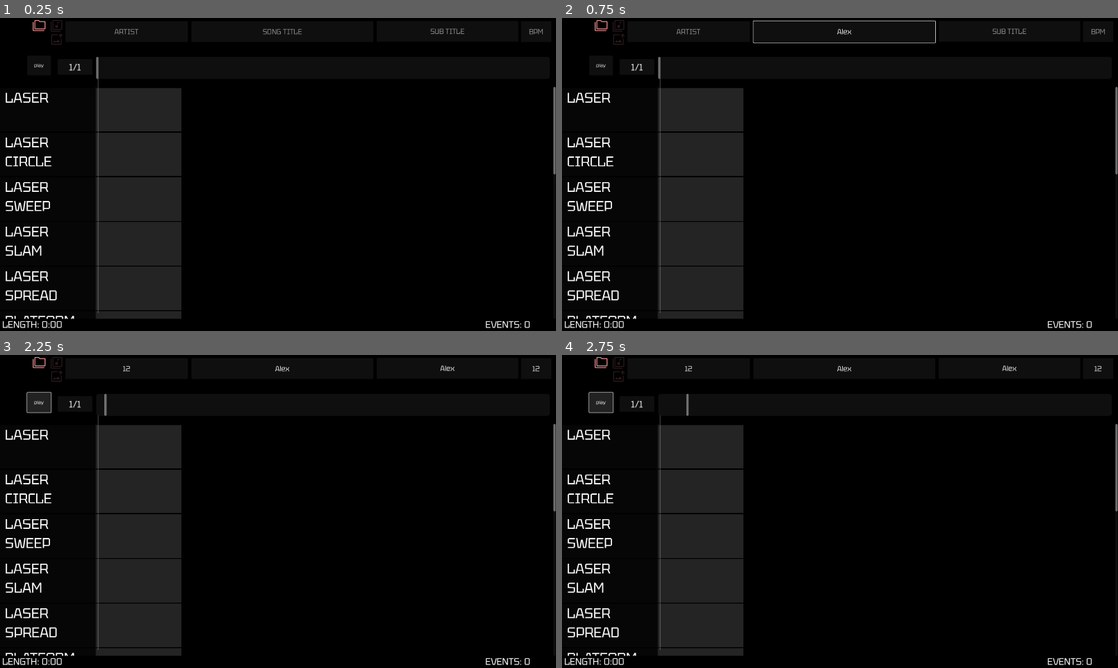
Above: before the commit, frames 1-4 (two rows, left to right).
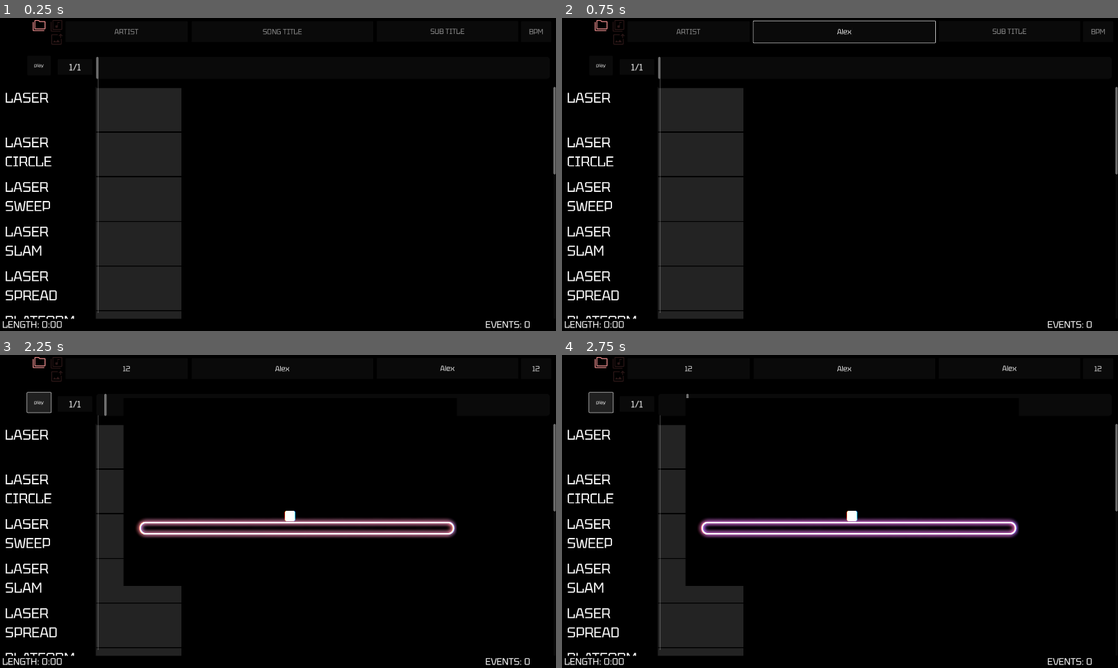
Above: after the commit, the same moments.

Repository: FireEntity1/beat-jumper
Game: Godot game, scene res://scenes/editor.tscn
Two runs of this game, one before a commit and one after it. Both use one fixed random seed, a clock stepped at 60 frames per second and the inputs below. This scene is started directly instead of the project's main scene. Sound files missing from this copy of the repository are replaced by a short silence.
Inputs (mouse positions are in pixels of both pictures, inside the frame that each line leads up to):
- Up to frame 1 (0.25 s): no input
- Up to frame 2 (0.75 s): click (845, 30) at 0.52 s; type "Alex" at 0.6 s
- Up to frame 3 (2.25 s): click (444, 367) at 0.75 s; type "Alex" at 0.83 s; click (127, 367) at 0.98 s; type "12" at 1.07 s; click (533, 367) at 1.27 s; type "12" at 1.35 s; click "play" at 2 s
- Up to frame 4 (2.75 s): no input

The runs differ from the first frame. In frame 3, 7.9% of the frame differs, in the area x 22-83%, y 22-74%; in frame 4, 8.0%, in the area x 22-83%, y 13-74%.

Commit message:
feat: editor preview + tweaks

Diff:
--- a/project.godot
+++ b/project.godot
@@ -28,6 +28,10 @@
 window/size/viewport_height=1080
 window/size/mode=3
 window/stretch/mode="viewport"
+
+[editor_plugins]
+
+enabled=PackedStringArray("res://addons/godot_super-wakatime/plugin.cfg")
 
 [gui]
 
--- a/scenes/editor.tscn
+++ b/scenes/editor.tscn
@@ -1,10 +1,11 @@
-[gd_scene load_steps=6 format=3 uid="uid://bbbc0ialstsck"]
+[gd_scene load_steps=7 format=3 uid="uid://bbbc0ialstsck"]
 
 [ext_resource type="Script" uid="uid://cmet2ui0aer24" path="res://scripts/editor.gd" id="1_b1cmn"]
 [ext_resource type="Texture2D" uid="uid://bx2hdbcsx4v41" path="res://sprites/music_upload.png" id="2_ba0ut"]
 [ext_resource type="Texture2D" uid="uid://chisdg250e4xb" path="res://sprites/image_upload.png" id="3_q68jb"]
 [ext_resource type="AudioStream" uid="uid://c844h23x0bc8g" path="res://components/[For EGCS 2023 FN-TB] trung-nova - Roars of V.E.N.G.E.A.N.C.E -Take Back Everything-.mp3" id="4_q68jb"]
 [ext_resource type="Texture2D" uid="uid://doau53rctjgb7" path="res://sprites/folder.png" id="4_xg7d5"]
+[ext_resource type="PackedScene" uid="uid://cd0l2flrue8ie" path="res://scenes/main_game.tscn" id="6_eqbpn"]
 
 [node name="editor" type="Node2D"]
 script = ExtResource("1_b1cmn")
@@ -146,6 +147,25 @@
 offset_bottom = 198.0
 text = "play"
 
+[node name="layer" type="CanvasLayer" parent="."]
+visible = false
+
+[node name="preview_container" type="SubViewportContainer" parent="layer"]
+offset_left = 426.0
+offset_top = 149.0
+offset_right = 2346.0
+offset_bottom = 1229.0
+scale = Vector2(0.6, 0.6)
+
+[node name="preview" type="SubViewport" parent="layer/preview_container"]
+disable_3d = true
+handle_input_locally = false
+use_hdr_2d = true
+size = Vector2i(1920, 1080)
+render_target_update_mode = 0
+
+[node name="main_game" parent="layer/preview_container/preview" instance=ExtResource("6_eqbpn")]
+
 [connection signal="text_changed" from="title" to="." method="_on_title_text_changed"]
 [connection signal="text_changed" from="subtitle" to="." method="_on_subtitle_text_changed"]
 [connection signal="text_changed" from="artist" to="." method="_on_artist_text_changed"]
@@ -153,5 +173,6 @@
 [connection signal="button_up" from="pickmusic" to="." method="_on_pickmusic_button_up"]
 [connection signal="button_up" from="pickimage" to="." method="_on_pickimage_button_up"]
 [connection signal="button_up" from="pickfolder" to="." method="_on_pickfolder_button_up"]
+[connection signal="scroll_ended" from="scroll" to="." method="_on_scroll_scroll_ended"]
 [connection signal="text_submitted" from="scale" to="." method="_on_scale_text_submitted"]
 [connection signal="button_up" from="play" to="." method="_on_play_button_up"]
--- a/scenes/main_game.tscn
+++ b/scenes/main_game.tscn
@@ -187,3 +187,5 @@
 max_distance = 10000.0
 attenuation = 5.31342e-05
 panning_strength = 0.0
+
+[node name="events" type="Node2D" parent="."]
--- a/scripts/editor.gd
+++ b/scripts/editor.gd
@@ -8,6 +8,8 @@
 var last_beat = {}
 
 var editor_scale = 1.0
+
+@onready var preview = $layer/preview_container/preview/main_game
 
 var lines_layer
 
@@ -52,6 +54,7 @@
 	$hor_scroll.max_value = time_to_beat($song.stream.get_length()) * EVENT_WIDTH
 	$hor_scroll.value_changed.connect(func(val):
 		$scroll.scroll_horizontal = int(val)
+		cursor = val/EVENT_WIDTH
 	)
 	$scroll/tracks.add_child(lines_layer)
 	lines_layer.z_index = 100
@@ -65,6 +68,9 @@
 	if $song.playing:
 		cursor = time_to_beat($song.get_playback_position())
 		$hor_scroll.value = cursor * EVENT_WIDTH
+		$layer.show()
+	else:
+		$layer.hide()
 
 	if not loaded.map:
 		$pickmusic.disabled = true
@@ -343,10 +349,12 @@
 
 func _on_play_button_up() -> void:
 	if not $song.playing:
-		$song.play()
+		$song.play(beat_to_time(cursor))
+		preview.modify(true,beat_to_time(cursor),cursor,map)
 	elif $song.playing:
 		$song.stop()
 		cursor = snap(cursor)
+		$hor_scroll.value = cursor*EVENT_WIDTH - 10
 
 func _on_title_text_changed(new_text: String) -> void:
 	map.name = new_text
@@ -412,3 +420,6 @@
 			return cur.beat + (time - elapsed) * (cur.new_bpm/60.0)
 		elapsed += segment_time
 	return bpm_changes[-1].beat
+
+func _on_scroll_scroll_ended() -> void:
+	print("scroll ended")
--- a/scripts/event_handler.gd
+++ b/scripts/event_handler.gd
@@ -1,4 +1,6 @@
 extends Node2D
+
+@export var is_preview = false
 
 var event_types = {
 	"laser": preload("res://components/laser.tscn"),
@@ -24,6 +26,8 @@
 var showing_sun = false
 var sun_mult = 0.0
 
+var map: Dictionary = global.default_map.duplicate(true)
+
 var events = [
 	{
 		"type": "visualizer",
@@ -184,10 +188,11 @@
 ]
 
 func _ready() -> void:
+	map.data = events
 	bpm += epsilon
 	#$music.play(310.4)
 	$music.play(279.55)
-	events.sort_custom(sort_by_trigger_beat)
+	map.data.sort_custom(sort_by_trigger_beat)
 	$main_platform/platform_sprite.modulate = global.colours_raw["purple"]
 
 func _process(delta: float) -> void:
@@ -217,8 +222,8 @@
 					$main_platform/platform_sprite.modulate.b*sun_mult
 				))
 
-	while event_index < events.size():
-		var event = events[event_index]
+	while event_index < map.data.size():
+		var event = map.data[event_index]
 		var trigger_beat = event["beat"] - global.prefire_beat[event["type"]]
 		if crossed(last_beat,beat,trigger_beat):
 			var temp
@@ -297,7 +302,7 @@
 						temp.colour = event.colour
 						temp.fire_hold = event.length
 						temp.rot = 0
-				add_child(temp)
+				$events.add_child(temp)
 				event_index += 1
 
 		else:
@@ -323,3 +328,29 @@
 	global.glitch = true
 	await get_tree().create_timer((60.0/bpm)*time).timeout
 	global.glitch = false
+
+func modify(playing: bool, time: float, new_beat: float, new_map: Dictionary = {}):
+	for event in $events.get_children():
+		event.queue_free()
+	if new_map.has("map"):
+		map = new_map
+	event_index = 0
+	reset_states()
+	for event in map.data:
+		if event.beat < new_beat:
+			event_index += 1
+		else:
+			break
+	if playing:
+		beat = new_beat
+		$music.play(time)
+	else:
+		$music.stop()
+
+func reset_states():
+	target_platform_colour = global.colours_raw.purple
+	platform_colour_speed = 1
+	showing_sun = false
+	global.visualizer = true
+	global.shake = false
+	global.camera_kick = false
--- a/scripts/player.gd
+++ b/scripts/player.gd
@@ -54,7 +54,6 @@
 		chromabb.get_shader_parameter("b_displacement").move_toward(Vector2(-ci*3,ci*1.2),delta*300))
 	if global.shake:
 		shake.set_shader_parameter("Shakeintensity",global.shake_intensity)
-		print("SHAKING")
 	else:
 		shake.set_shader_parameter("Shakeintensity",0.0)
 	if global.glitch:
